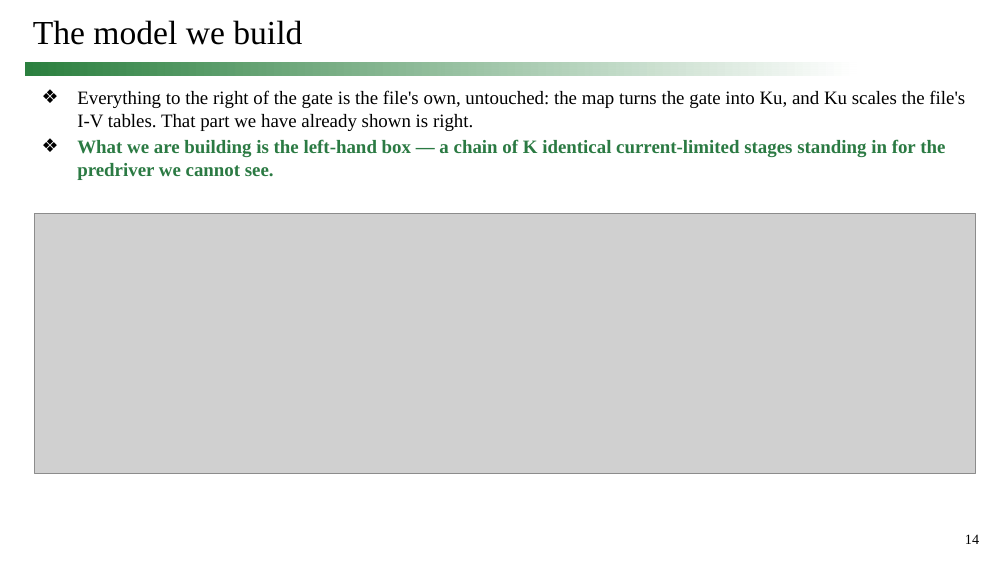
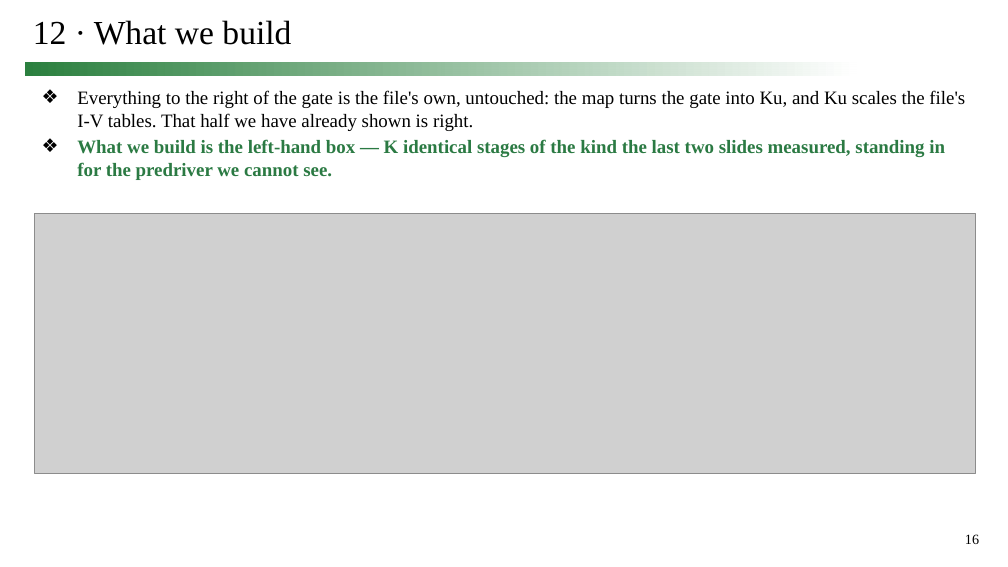
Before and after one commit to simon9721/ibis_comparison, a slide deck: slide 16 of results/meeting_deck_2026-09-24/0924_track1_story.pptx (slide 14 before the commit). Drawn at 1008x567 pixels with LibreOffice and Linux fonts; fonts in the diff are those of the drawing; grey boxes stand for pictures. Boxes give left, top, right and bottom in pixels: in the first picture for what was removed or moved away, otherwise in the second. Text is boxed around its words. In the diff, an @@ line names an element or a change of style, - is before the commit and + after.

```diff
--- a/results/meeting_deck_2026-09-24/0924_track1_story.pptx
+++ b/results/meeting_deck_2026-09-24/0924_track1_story.pptx
@@ title at [33, 20, 291, 45]: text changed @@
-The model we build
+12 · What we build
@@ text at [77, 90, 965, 180]: text changed @@
-❖ Everything to the right of the gate is the file's own, untouched: the map turns the gate into Ku, and Ku scales the file's I-V tables. That part we have already shown is right.
-❖ What we are building is the left-hand box — a chain of K identical current-limited stages standing in for the predriver we cannot see.
+❖ Everything to the right of the gate is the file's own, untouched: the map turns the gate into Ku, and Ku scales the file's I-V tables. That half we have already shown is right.
+❖ What we build is the left-hand box — K identical stages of the kind the last two slides measured, standing in for the predriver we cannot see.
@@ page number at [965, 534, 979, 544]: text changed @@
-14
+16
```
Also in this commit, not shown: 13 other slides changed, 3 slides added, 1 slide removed, 11 other files.
